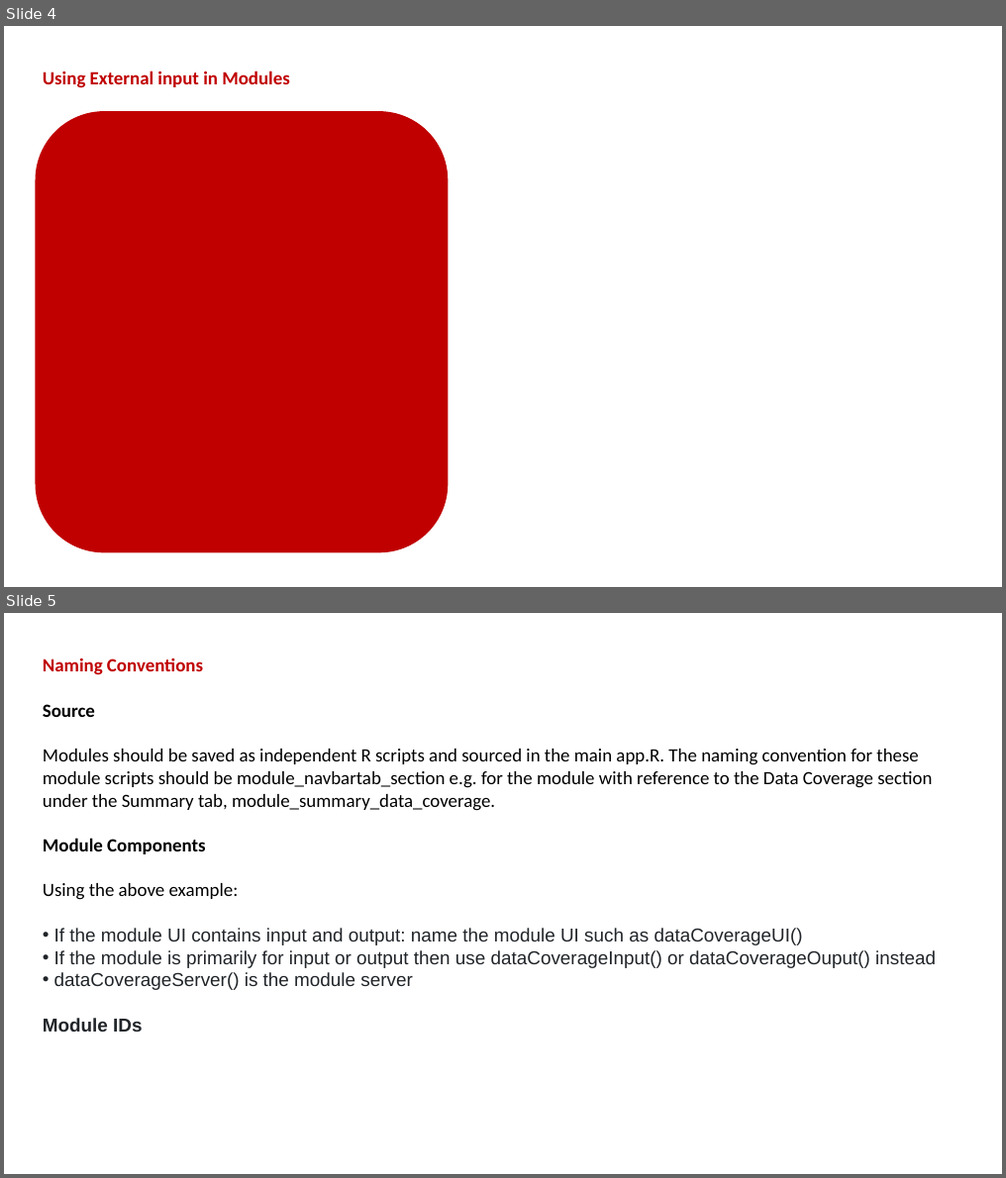
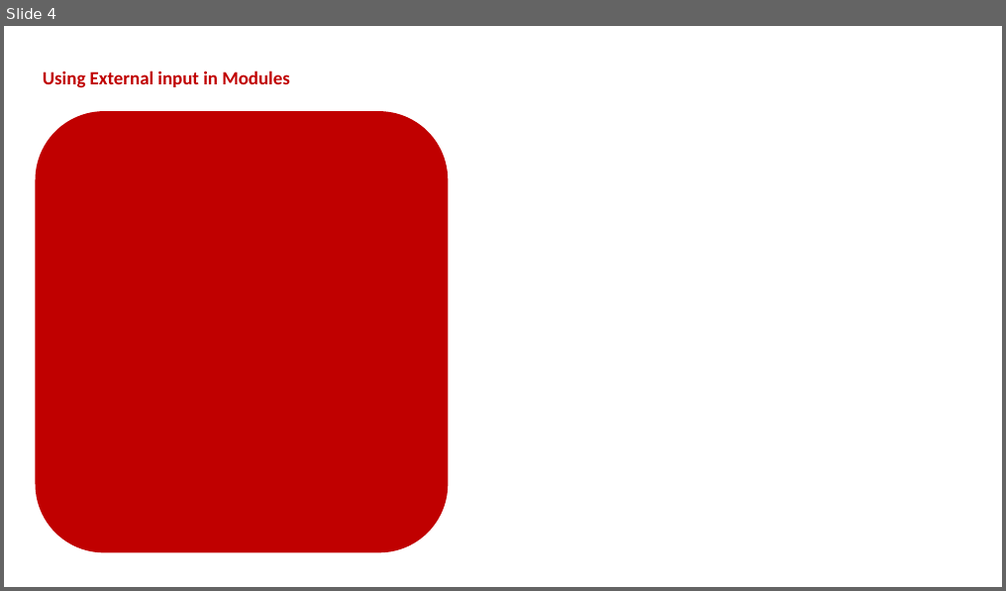
Before and after one commit to BHFDSC/cvd-covid-tre-dashboard, a slide deck: BHF_Dashboards/BHF_DSC_TRE_External_Dashboard/Dev/Modules Example.pptx. Shown one above the other, each under a label of ours: slides 4 and 5 before the commit, slide 4 after it. The pictures are 1006x1178 and 1006x591 pixels, drawn with LibreOffice and Linux fonts; fonts in the diff are those of the drawing. Boxes give left, top, right and bottom in pixels: in the first picture for what was removed or moved away, otherwise in the second. Text is boxed around its words. In the diff, an @@ line names an element or a change of style, - is before the commit and + after.

Commit message:
updating main

```diff
--- a/BHF_Dashboards/BHF_DSC_TRE_External_Dashboard/Dev/Modules Example.pptx
+++ b/BHF_Dashboards/BHF_DSC_TRE_External_Dashboard/Dev/Modules Example.pptx
@@ slide 5 removed at [4, 613, 1002, 1174], background #FFFFFF @@
@@ text removed at [43, 658, 203, 675] @@
-Naming Conventions
@@ text removed at [43, 704, 936, 1032] @@
-Source
-Modules should be saved as independent R scripts and sourced in the main app.R. The naming convention for these module scripts should be module_navbartab_section e.g. for the module with reference to the Data Coverage section under the Summary tab, module_summary_data_coverage.
-Module Components
-Using the above example:
-• If the module UI contains input and output: name the module UI such as dataCoverageUI()
-• If the module is primarily for input or output then use dataCoverageInput() or dataCoverageOuput() instead
-• dataCoverageServer() is the module server
-Module IDs
```
Also in this commit, not shown: 2 slides changed, 11 other files.
